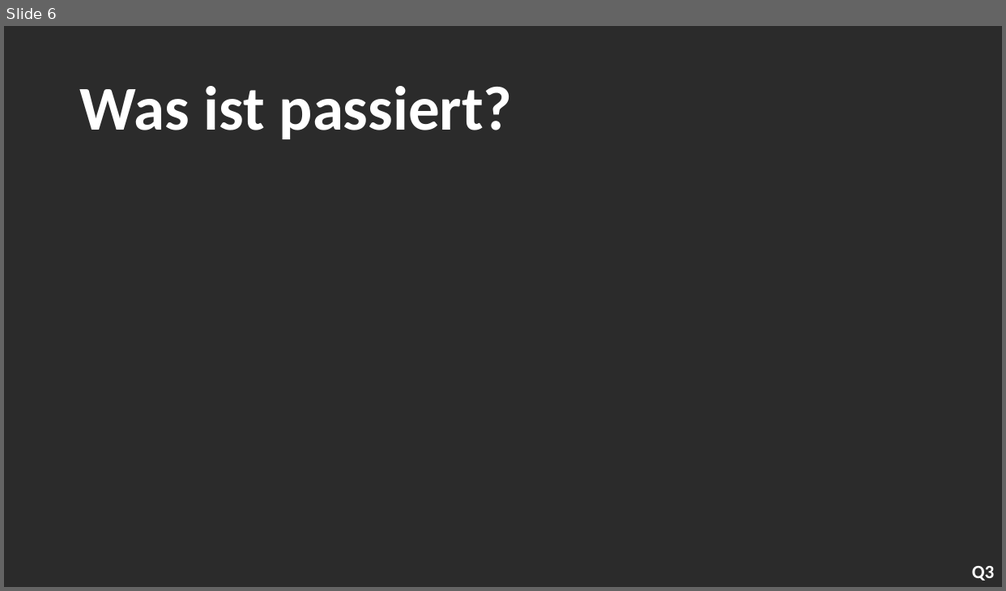
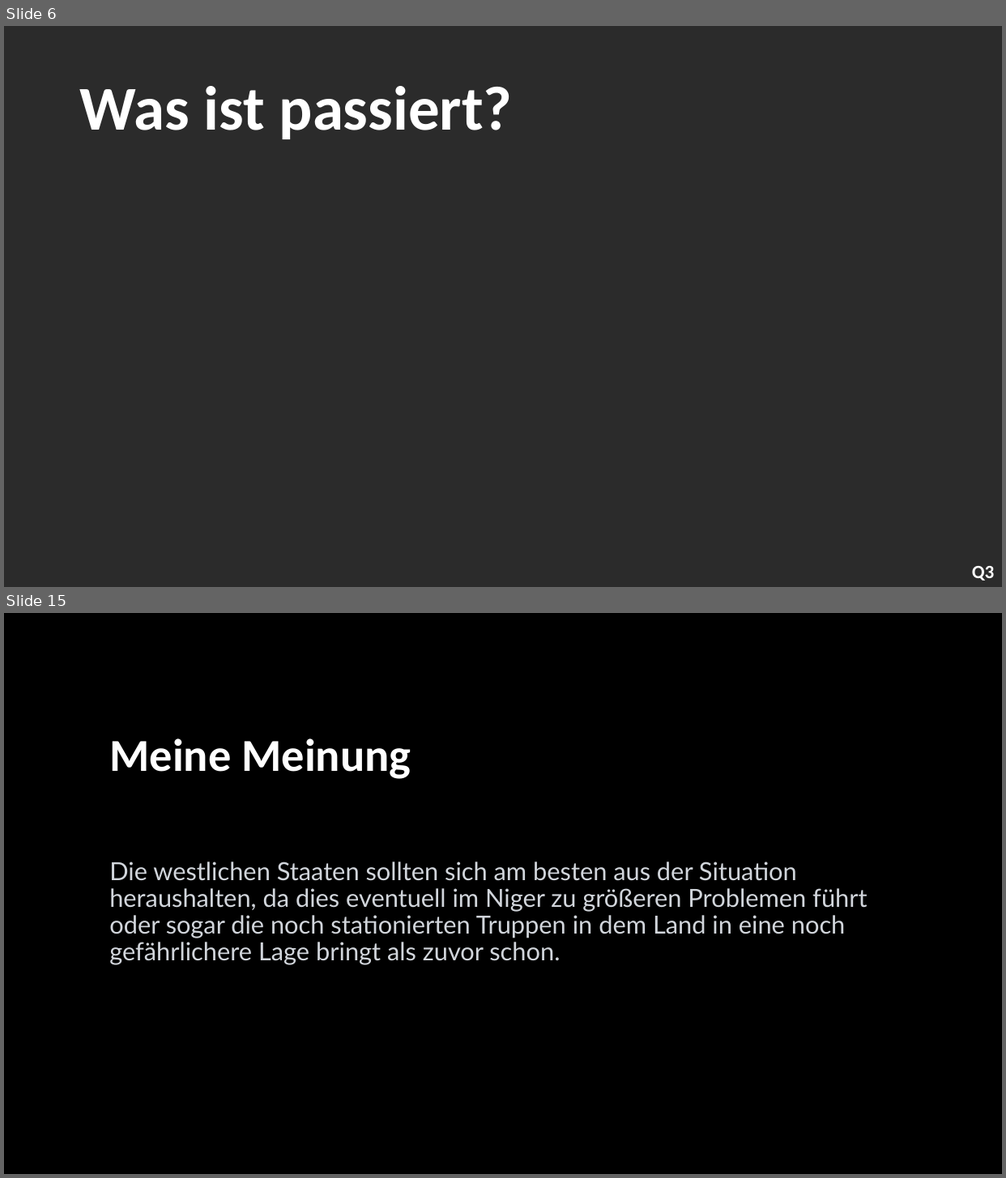
Before and after one commit to AH1M1-Org/School, a slide deck: Gesellschaftslehre/001_Gesellschaftlehre_Wochenbericht.pptx. Shown one above the other, each under a label of ours: slide 6 before the commit, slides 6 and 15 after it; the slides between them are not shown. The pictures are 1006x591 and 1006x1178 pixels, drawn with LibreOffice and Linux fonts; fonts in the diff are those of the drawing; grey boxes stand for pictures; background and template pictures are left out; a plain dark background stands for a picture behind light text. Boxes give left, top, right and bottom in pixels: in the first picture for what was removed or moved away, otherwise in the second. Text is boxed around its words. In the diff, an @@ line names an element or a change of style, - is before the commit and + after.

```diff
--- a/Gesellschaftslehre/001_Gesellschaftlehre_Wochenbericht.pptx
+++ b/Gesellschaftslehre/001_Gesellschaftlehre_Wochenbericht.pptx
@@ slide 15 added at (4,613,1002,1174), background picture (left out) @@
@@ rectangle added at (4,613,1002,1174), fill #000000 @@
@@ title added at (109,739,411,779), 44 pt, text #FFFFFF, bold @@
+Meine Meinung
@@ text added at (109,862,867,965), 24 pt, text #D1D5DB @@
+Die westlichen Staaten sollten sich am besten aus der Situation heraushalten, da dies eventuell im Niger zu größeren Problemen führt oder sogar die noch stationierten Truppen in dem Land in eine noch gefährlichere Lage bringt als zuvor schon.
```
Also in this commit, not shown: 7 slides changed, 4 other slides added, 3 slides removed.
